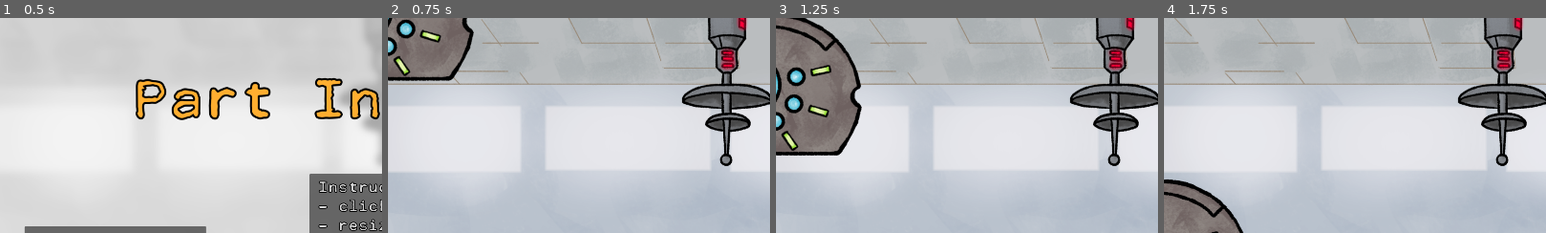
Above: before the commit, frames 1-4 (left to right).
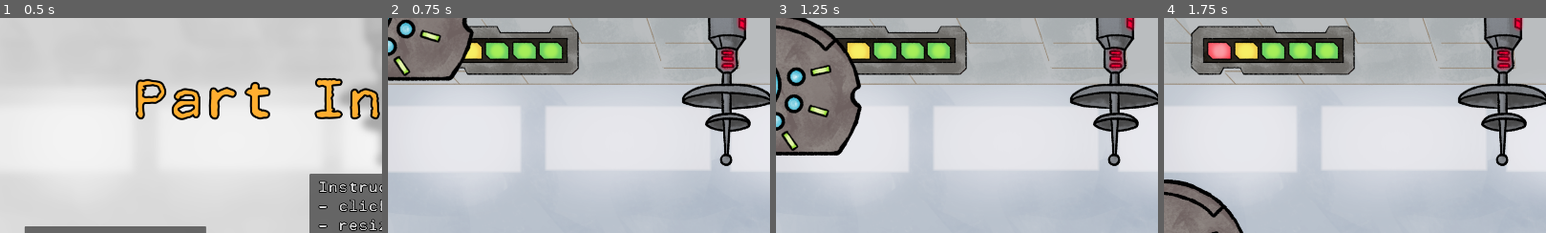
Above: after the commit, the same moments.

Repository: saadjiqbal/tip-the-scales
Game: Godot game, scene res://scenes/main_menu.tscn
Two runs of this game, one before a commit and one after it. Both use one fixed random seed, a clock stepped at 60 frames per second and the inputs below.
Inputs (mouse positions are % of the whole screen's width and height, from its top left):
- Up to frame 1 (0.5 s): no input
- Up to frame 2 (0.75 s): click "start game" at 0.5 s
- Up to frame 3 (1.25 s): no input
- Up to frame 4 (1.75 s): tap Enter (ui_accept) at 1.25, 1.35, 1.52 s; move the mouse to (72, 45) at 1.27 s; click (72, 45) at 1.42 s
The pictures show only the part of the screen within x 0-50%, y 3-53%; the shares and areas given below are measured in that part.

Frame 1 is identical in both runs. In frame 2, 6.3% of the frame differs, in the area x 18-50%, y 3-27%; in frame 3, 7.0%; in frame 4, 9.3%, in the area x 7-50%, y 3-27%.

Commit message:
health and lose screen built and tested

Diff:
--- a/scenes/game.tscn
+++ b/scenes/game.tscn
@@ -1,17 +1,16 @@
-[gd_scene load_steps=11 format=3 uid="uid://xjnffox0uabc"]
+[gd_scene load_steps=12 format=3 uid="uid://xjnffox0uabc"]
 
 [ext_resource type="Script" path="res://scripts/game.gd" id="1_nx7mq"]
-[ext_resource type="Texture2D" uid="uid://dypkmni1io311" path="res://sprites/backgrounds/background.png" id="2_8jt7c"]
+[ext_resource type="Texture2D" uid="uid://dypkmni1io311" path="res://sprites/scenery/background.png" id="2_8jt7c"]
 [ext_resource type="PackedScene" uid="uid://byfxcixpc3i6f" path="res://scenes/conveyor_belt.tscn" id="3_f8gkv"]
 [ext_resource type="PackedScene" uid="uid://bqtmnirqb2oaw" path="res://scenes/platform.tscn" id="5_31v04"]
 [ext_resource type="PackedScene" uid="uid://cmqhipa1dja3t" path="res://scenes/scanner.tscn" id="5_t77b4"]
-[ext_resource type="Texture2D" uid="uid://qdnfrxbellc1" path="res://sprites/ruler.png" id="6_6otky"]
+[ext_resource type="Texture2D" uid="uid://qdnfrxbellc1" path="res://sprites/scenery/ruler.png" id="6_6otky"]
 [ext_resource type="PackedScene" uid="uid://l5sgoluep11v" path="res://scenes/teleporter.tscn" id="7_x186n"]
 [ext_resource type="AudioStream" uid="uid://bp85jp075xji8" path="res://Audio/Music/S06_E06_GMTK_2024.mp3" id="8_8ehep"]
 [ext_resource type="PackedScene" path="res://manual.tscn" id="8_d6nrw"]
-
 [ext_resource type="PackedScene" uid="uid://cf8ua2wgbg8sc" path="res://scenes/pause_menu.tscn" id="9_s66rr"]
-
+[ext_resource type="PackedScene" uid="uid://bnom3816tvnmy" path="res://scenes/health_ui.tscn" id="11_i0i4r"]
 
 [node name="Game" type="Node2D"]
 script = ExtResource("1_nx7mq")
@@ -34,7 +33,6 @@
 
 [node name="Manual" parent="." instance=ExtResource("8_d6nrw")]
 z_index = 1
-
 
 [node name="Teleporter" parent="." instance=ExtResource("7_x186n")]
 position = Vector2(853, 200)
@@ -70,7 +68,6 @@
 offset_right = 888.0
 offset_bottom = 273.0
 
-
 [node name="AudioStreamPlayer" type="AudioStreamPlayer" parent="."]
 stream = ExtResource("8_8ehep")
 
@@ -78,4 +75,6 @@
 position = Vector2(644, 569)
 scale = Vector2(5, 7)
 
+[node name="HealthUI" parent="." instance=ExtResource("11_i0i4r")]
+
 [editable path="PauseMenu"]
--- /dev/null
+++ b/scenes/health_ui.tscn
@@ -0,0 +1,67 @@
+[gd_scene load_steps=6 format=3 uid="uid://bnom3816tvnmy"]
+
+[ext_resource type="Texture2D" uid="uid://ba11lijvlsgeg" path="res://sprites/health/health bar.png" id="1_qvvjr"]
+[ext_resource type="Script" path="res://scripts/health_ui.gd" id="1_yhb11"]
+[ext_resource type="Texture2D" uid="uid://7uf8oiybeb6y" path="res://sprites/health/health_red.png" id="2_wejgg"]
+[ext_resource type="Texture2D" uid="uid://ck5tsnjr345ef" path="res://sprites/health/health_yellow.png" id="3_bsxnf"]
+[ext_resource type="Texture2D" uid="uid://ble6xw03jyf7c" path="res://sprites/health/health_green.png" id="4_bwk3n"]
+
+[node name="HealthUI" type="Control"]
+layout_mode = 3
+anchors_preset = 0
+offset_left = 67.0
+offset_top = 48.0
+offset_right = 67.0
+offset_bottom = 48.0
+script = ExtResource("1_yhb11")
+
+[node name="BarSprites" type="TextureRect" parent="."]
+layout_mode = 1
+offset_right = 413.0
+offset_bottom = 124.0
+texture = ExtResource("1_qvvjr")
+
+[node name="HealthSprites" type="Control" parent="."]
+anchors_preset = 0
+offset_right = 40.0
+offset_bottom = 40.0
+
+[node name="Health0" type="TextureRect" parent="HealthSprites"]
+layout_mode = 0
+offset_left = 40.0
+offset_top = 39.0
+offset_right = 104.0
+offset_bottom = 87.0
+texture = ExtResource("2_wejgg")
+
+[node name="Health1" type="TextureRect" parent="HealthSprites"]
+layout_mode = 0
+offset_left = 108.0
+offset_top = 39.0
+offset_right = 172.0
+offset_bottom = 87.0
+texture = ExtResource("3_bsxnf")
+
+[node name="Health2" type="TextureRect" parent="HealthSprites"]
+layout_mode = 0
+offset_left = 175.0
+offset_top = 39.0
+offset_right = 239.0
+offset_bottom = 87.0
+texture = ExtResource("4_bwk3n")
+
+[node name="Health3" type="TextureRect" parent="HealthSprites"]
+layout_mode = 0
+offset_left = 244.0
+offset_top = 39.0
+offset_right = 308.0
+offset_bottom = 87.0
+texture = ExtResource("4_bwk3n")
+
+[node name="Health4" type="TextureRect" parent="HealthSprites"]
+layout_mode = 0
+offset_left = 310.0
+offset_top = 39.0
+offset_right = 374.0
+offset_bottom = 87.0
+texture = ExtResource("4_bwk3n")
--- /dev/null
+++ b/scenes/lose_screen.gd
@@ -0,0 +1,4 @@
+extends Control
+
+func _ready() -> void:
+	$FireAnimation.play("fire")
--- /dev/null
+++ b/scenes/lose_screen.tscn
@@ -0,0 +1,94 @@
+[gd_scene load_steps=10 format=3 uid="uid://c4kmcxbk2a2wc"]
+
+[ext_resource type="Texture2D" uid="uid://2pw0q6jimw0y" path="res://sprites/scenery/menu.png" id="1_87240"]
+[ext_resource type="Script" path="res://scenes/lose_screen.gd" id="1_otipo"]
+[ext_resource type="LabelSettings" uid="uid://bwyk0l0rth6ab" path="res://misc_resources/default_header.tres" id="2_133a2"]
+[ext_resource type="Theme" uid="uid://domq57dpstxo7" path="res://misc_resources/default_button_theme.tres" id="3_8jmve"]
+[ext_resource type="Texture2D" uid="uid://t4wpe6udrtby" path="res://sprites/fire_animation/fire0000.png" id="4_tr6bp"]
+[ext_resource type="Texture2D" uid="uid://dx7vhr5rwb3tm" path="res://sprites/fire_animation/fire0002.png" id="5_1skgu"]
+[ext_resource type="Texture2D" uid="uid://1x8mn5k3e66c" path="res://sprites/fire_animation/fire0004.png" id="6_sehxo"]
+[ext_resource type="Texture2D" uid="uid://cbba5oywlpfpw" path="res://sprites/fire_animation/fire0006.png" id="7_742ov"]
+
+[sub_resource type="SpriteFrames" id="SpriteFrames_e6kmd"]
+animations = [{
+"frames": [{
+"duration": 1.0,
+"texture": ExtResource("4_tr6bp")
+}, {
+"duration": 1.0,
+"texture": ExtResource("5_1skgu")
+}, {
+"duration": 1.0,
+"texture": ExtResource("6_sehxo")
+}, {
+"duration": 1.0,
+"texture": ExtResource("7_742ov")
+}],
+"loop": true,
+"name": &"fire",
+"speed": 12.0
+}]
+
+[node name="LoseScreen" type="Control"]
+layout_mode = 3
+anchors_preset = 15
+anchor_right = 1.0
+anchor_bottom = 1.0
+grow_horizontal = 2
+grow_vertical = 2
+script = ExtResource("1_otipo")
+
+[node name="TextureRect" type="TextureRect" parent="."]
+layout_mode = 1
+anchors_preset = 15
+anchor_right = 1.0
+anchor_bottom = 1.0
+grow_horizontal = 2
+grow_vertical = 2
+texture = ExtResource("1_87240")
+
+[node name="TitleLabel" type="Label" parent="."]
+layout_mode = 1
+anchors_preset = 5
+anchor_left = 0.5
+anchor_right = 0.5
+offset_left = -269.0
+offset_top = 71.0
+offset_right = 269.0
+offset_bottom = 230.0
+grow_horizontal = 2
+text = "oops..."
+label_settings = ExtResource("2_133a2")
+
+[node name="RestartButton" type="Button" parent="."]
+layout_mode = 1
+anchors_preset = 2
+anchor_top = 1.0
+anchor_bottom = 1.0
+offset_left = 57.0
+offset_top = -571.0
+offset_right = 603.0
+offset_bottom = -483.0
+grow_vertical = 0
+theme = ExtResource("3_8jmve")
+text = "restart game"
+
+[node name="QuitButton" type="Button" parent="."]
+layout_mode = 1
+anchors_preset = 2
+anchor_top = 1.0
+anchor_bottom = 1.0
+offset_left = 57.0
+offset_top = -433.0
+offset_right = 468.0
+offset_bottom = -345.0
+grow_vertical = 0
+theme = ExtResource("3_8jmve")
+text = "exit game
+"
+
+[node name="FireAnimation" type="AnimatedSprite2D" parent="."]
+position = Vector2(1398, 558)
+sprite_frames = SubResource("SpriteFrames_e6kmd")
+animation = &"fire"
+frame_progress = 0.709306
--- a/scenes/main_menu.tscn
+++ b/scenes/main_menu.tscn
@@ -1,8 +1,8 @@
 [gd_scene load_steps=6 format=3 uid="uid://c7en6dodpm0dm"]
 
 [ext_resource type="LabelSettings" uid="uid://bwyk0l0rth6ab" path="res://misc_resources/default_header.tres" id="1_4rsee"]
-[ext_resource type="Script" path="res://scenes/main_menu.gd" id="1_rleit"]
-[ext_resource type="Texture2D" uid="uid://2pw0q6jimw0y" path="res://sprites/backgrounds/menu.png" id="2_34a00"]
+[ext_resource type="Script" path="res://scripts/main_menu.gd" id="1_rleit"]
+[ext_resource type="Texture2D" uid="uid://2pw0q6jimw0y" path="res://sprites/scenery/menu.png" id="2_34a00"]
 [ext_resource type="Theme" uid="uid://domq57dpstxo7" path="res://misc_resources/default_button_theme.tres" id="2_waxo4"]
 [ext_resource type="LabelSettings" uid="uid://ce8vg46al3y6r" path="res://misc_resources/default_text.tres" id="3_x3km6"]
 
--- a/scenes/pause_menu.tscn
+++ b/scenes/pause_menu.tscn
@@ -1,7 +1,7 @@
 [gd_scene load_steps=6 format=3 uid="uid://cf8ua2wgbg8sc"]
 
-[ext_resource type="Texture2D" uid="uid://2pw0q6jimw0y" path="res://sprites/backgrounds/menu.png" id="1_5bmc7"]
-[ext_resource type="Script" path="res://scenes/pause_menu.gd" id="1_qwkh3"]
+[ext_resource type="Texture2D" uid="uid://2pw0q6jimw0y" path="res://sprites/scenery/menu.png" id="1_5bmc7"]
+[ext_resource type="Script" path="res://scripts/pause_menu.gd" id="1_qwkh3"]
 [ext_resource type="LabelSettings" uid="uid://bwyk0l0rth6ab" path="res://misc_resources/default_header.tres" id="2_sibtc"]
 [ext_resource type="Theme" uid="uid://domq57dpstxo7" path="res://misc_resources/default_button_theme.tres" id="3_qo2rq"]
 [ext_resource type="LabelSettings" uid="uid://ce8vg46al3y6r" path="res://misc_resources/default_text.tres" id="4_uem5o"]
--- a/scenes/platform.tscn
+++ b/scenes/platform.tscn
@@ -1,6 +1,6 @@
 [gd_scene load_steps=3 format=3 uid="uid://bqtmnirqb2oaw"]
 
-[ext_resource type="Texture2D" uid="uid://dsfs3k36d36yd" path="res://sprites/platform.png" id="1_aufqx"]
+[ext_resource type="Texture2D" uid="uid://dsfs3k36d36yd" path="res://sprites/scenery/platform.png" id="1_aufqx"]
 
 [sub_resource type="RectangleShape2D" id="RectangleShape2D_fnpy7"]
 size = Vector2(592, 221)
--- a/scenes/teleporter.tscn
+++ b/scenes/teleporter.tscn
@@ -1,6 +1,6 @@
 [gd_scene load_steps=4 format=3 uid="uid://l5sgoluep11v"]
 
-[ext_resource type="Texture2D" uid="uid://b6hoooye2h5rd" path="res://sprites/teleporter.png" id="1_gka44"]
+[ext_resource type="Texture2D" uid="uid://b6hoooye2h5rd" path="res://sprites/scenery/teleporter.png" id="1_gka44"]
 [ext_resource type="Script" path="res://scripts/teleporter.gd" id="2_st1fq"]
 [ext_resource type="AudioStream" uid="uid://lbqvrytov8fl" path="res://Audio/SFX/SFX_Teleport_03.wav" id="3_1p2uf"]
 
--- /dev/null
+++ b/scripts/health_ui.gd
@@ -0,0 +1,20 @@
+extends Control
+
+@onready var lose_screen: PackedScene =\
+	preload("res://scenes/lose_screen.tscn")
+@onready var health_sprites: Control = $HealthSprites
+
+var health: int = 5
+
+# Free the rightmost health indicator, and load lose_screen.tscn if health == 0
+func _on_game_damage_taken():
+	health -= 1
+	if health == 0:
+		get_tree().change_scene_to_packed(lose_screen)
+	else:
+		health_sprites.get_child(health).queue_free()
+
+# Debug to test health loss functionality. Don't turn back on
+#func _process(_delta) -> void:
+	#if Input.is_action_just_pressed("ui_accept"):
+		#_on_game_damage_taken()
Renamed: scenes/main_menu.gd -> scripts/main_menu.gd
Renamed: scenes/pause_menu.gd -> scripts/pause_menu.gd
Binary file added: sprites/fire_animation/fire0000.png
Not shown, added: sprites/fire_animation/fire0000.png.import
Binary file added: sprites/fire_animation/fire0002.png
Not shown, changed: sprites/fire_animation/fire0002.png.import
Binary file added: sprites/fire_animation/fire0004.png
Not shown, added: sprites/fire_animation/fire0004.png.import
Binary file added: sprites/fire_animation/fire0006.png
Not shown, added: sprites/fire_animation/fire0006.png.import
Binary file added: sprites/health/health bar.png
Not shown, added: sprites/health/health bar.png.import
(and 16 more such lines)
